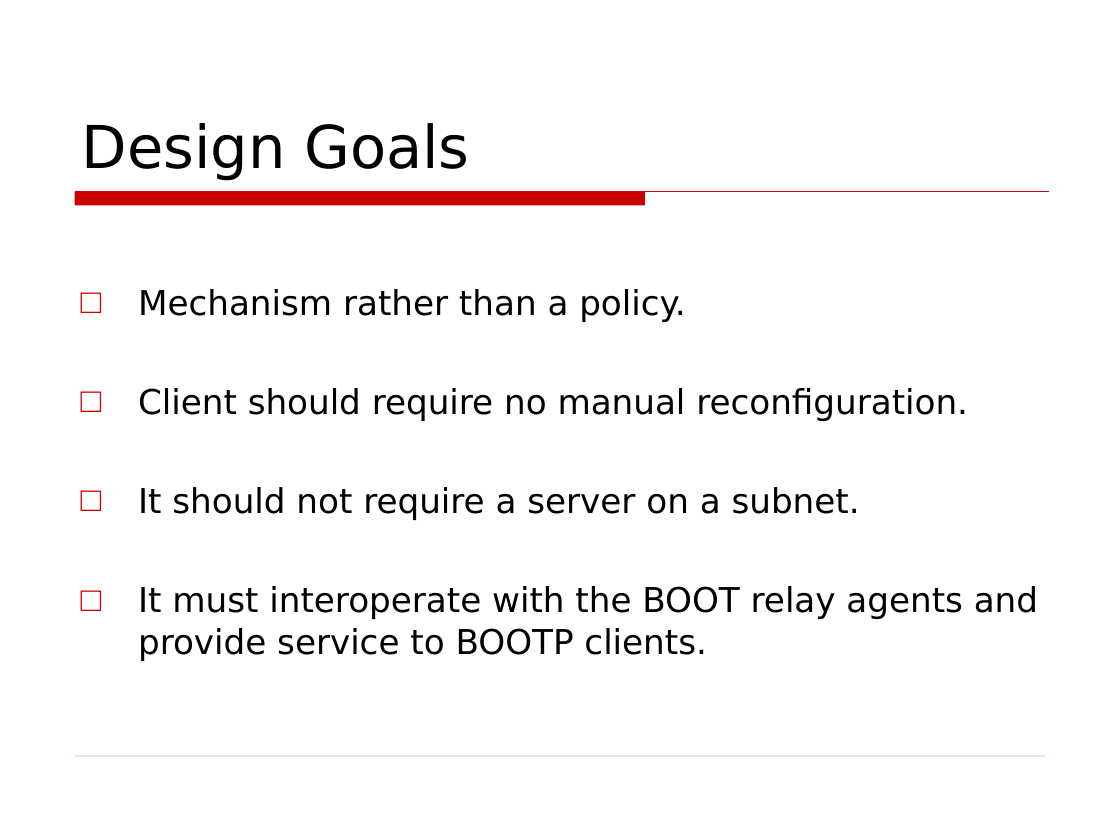
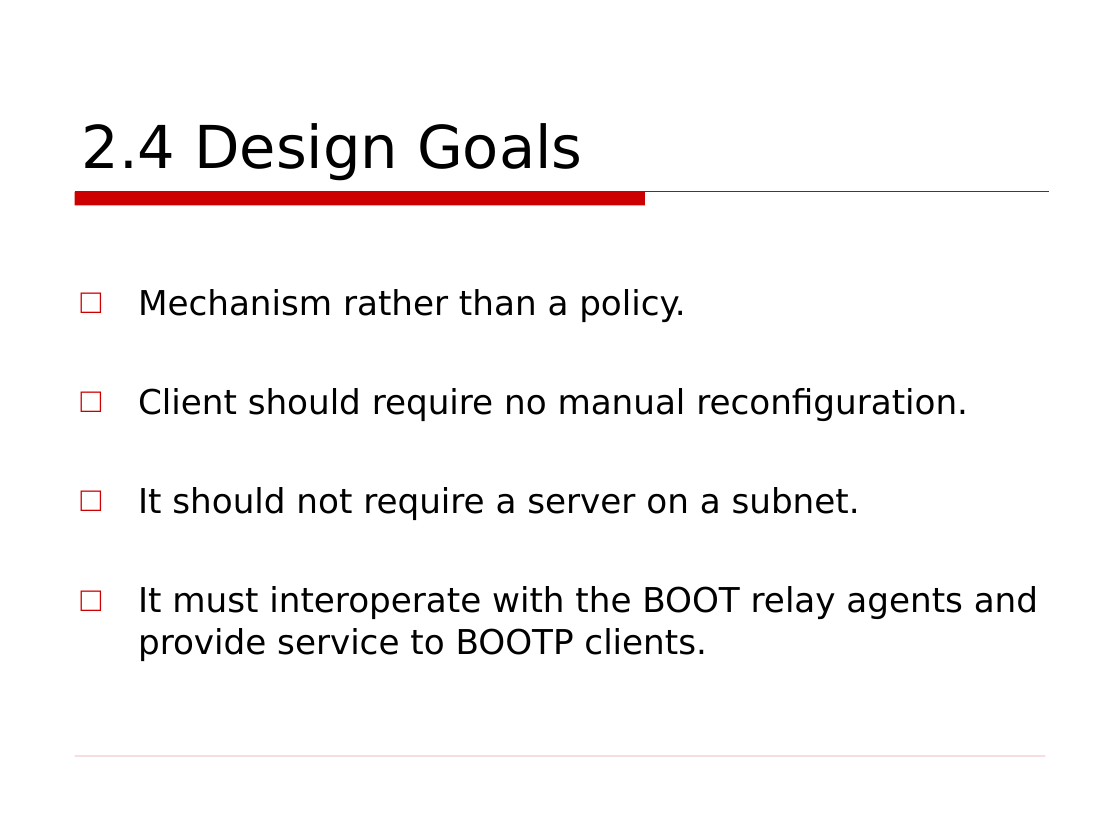
Before and after one commit to huynhlinh112/Test, a slide deck: slide 18 of DHCP.ppt (slide 10 before the commit). Drawn at 1120x840 pixels with LibreOffice and Linux fonts; fonts in the diff are those of the drawing; background and template pictures are left out. Boxes give left, top, right and bottom in pixels: in the first picture for what was removed or moved away, otherwise in the second. Text is boxed around its words. In the diff, an @@ line names an element or a change of style, - is before the commit and + after.

```diff
--- a/DHCP.ppt
+++ b/DHCP.ppt
@@ title at <box>82,123,582,181</box>: text changed @@
-Design Goals
+2.4 Design Goals
```
Also in this commit, not shown: 20 other slides changed, 22 slides added, 6 slides removed.
